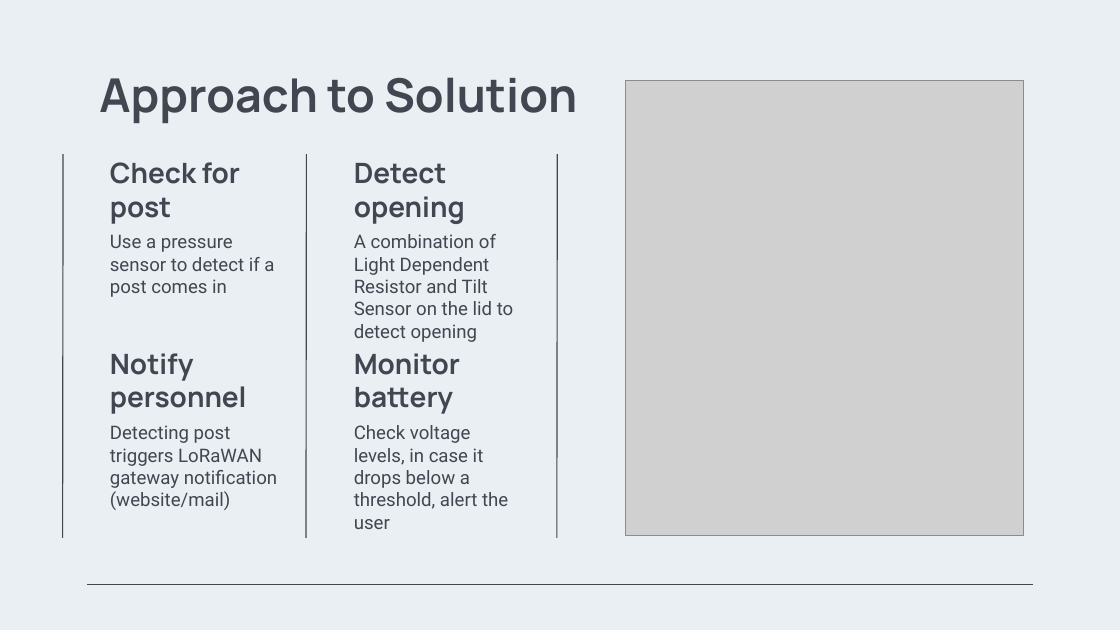
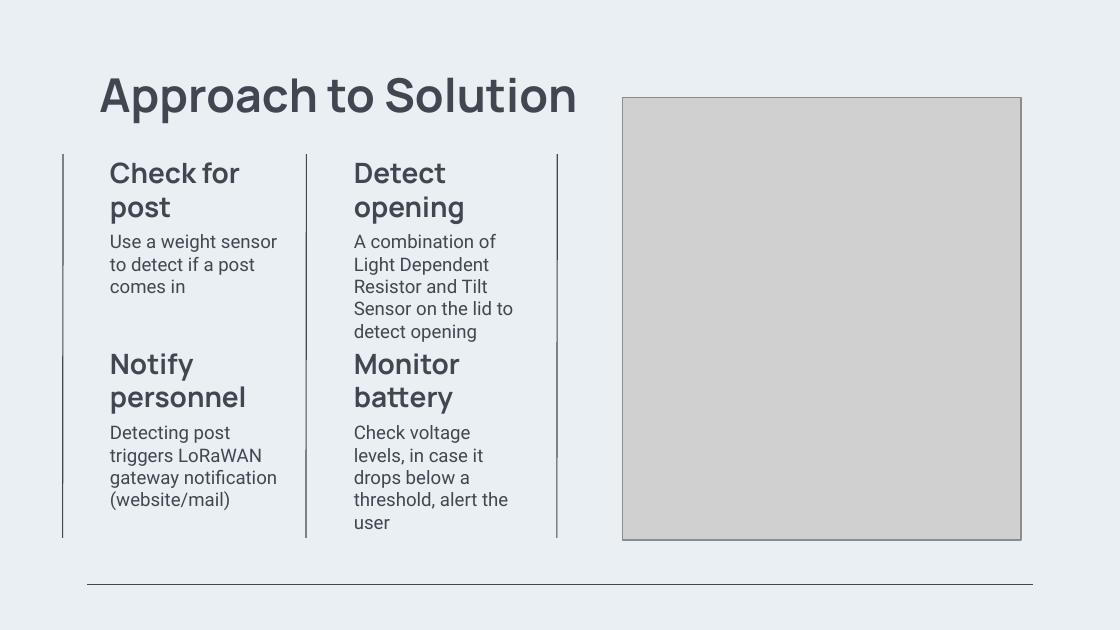
Before and after one commit to AbhinavK02/LoRaProject, a slide deck: slide 4 of A.1 Pitch Presentation/The_Talking_Mailbox_Pitch.pptx. Drawn at 1120x630 pixels with LibreOffice and Linux fonts; fonts in the diff are those of the drawing; grey boxes stand for pictures; background and template pictures are left out. Boxes give left, top, right and bottom in pixels: in the first picture for what was removed or moved away, otherwise in the second. Text is boxed around its words. In the diff, an @@ line names an element or a change of style, - is before the commit and + after.

```diff
--- a/A.1 Pitch Presentation/The_Talking_Mailbox_Pitch.pptx
+++ b/A.1 Pitch Presentation/The_Talking_Mailbox_Pitch.pptx
@@ picture: place and size @@
-picture at <box>625,81,1024,535</box>
+picture at <box>623,97,1021,540</box>
@@ subtitle at <box>110,234,277,293</box>: text changed @@
-Use a pressure sensor to detect if a post comes in
+Use a weight sensor to detect if a post comes in
```
Also in this commit, not shown: 6 other slides changed, 15 other files.
